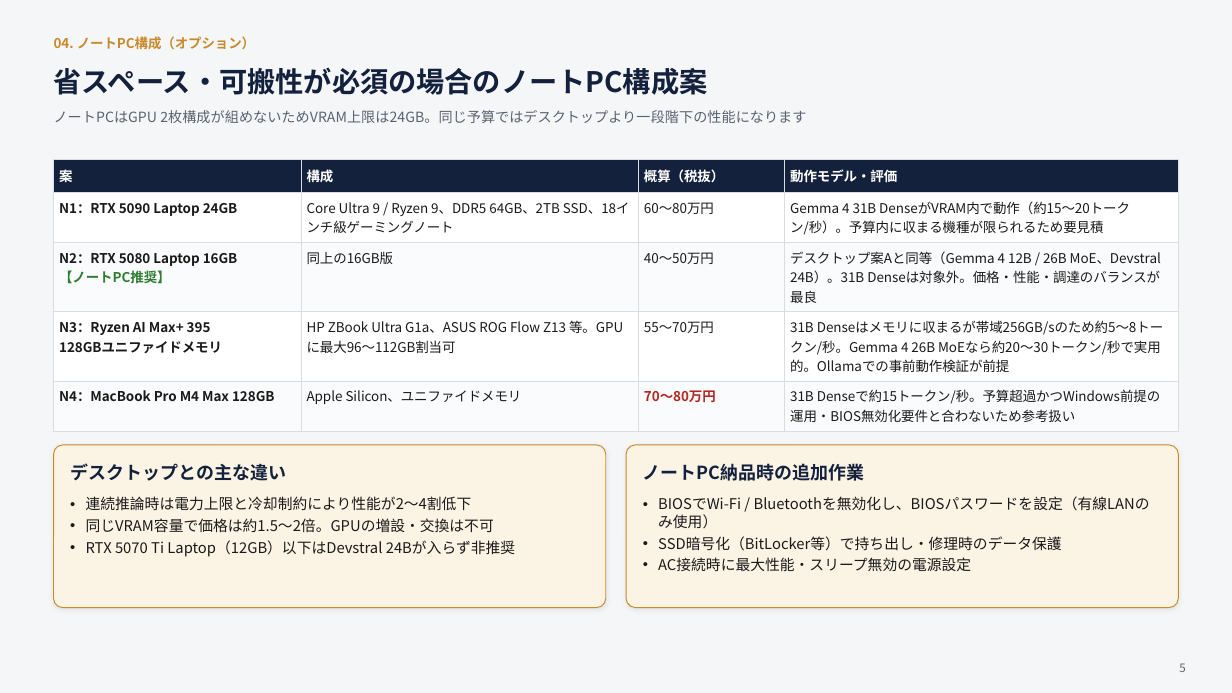
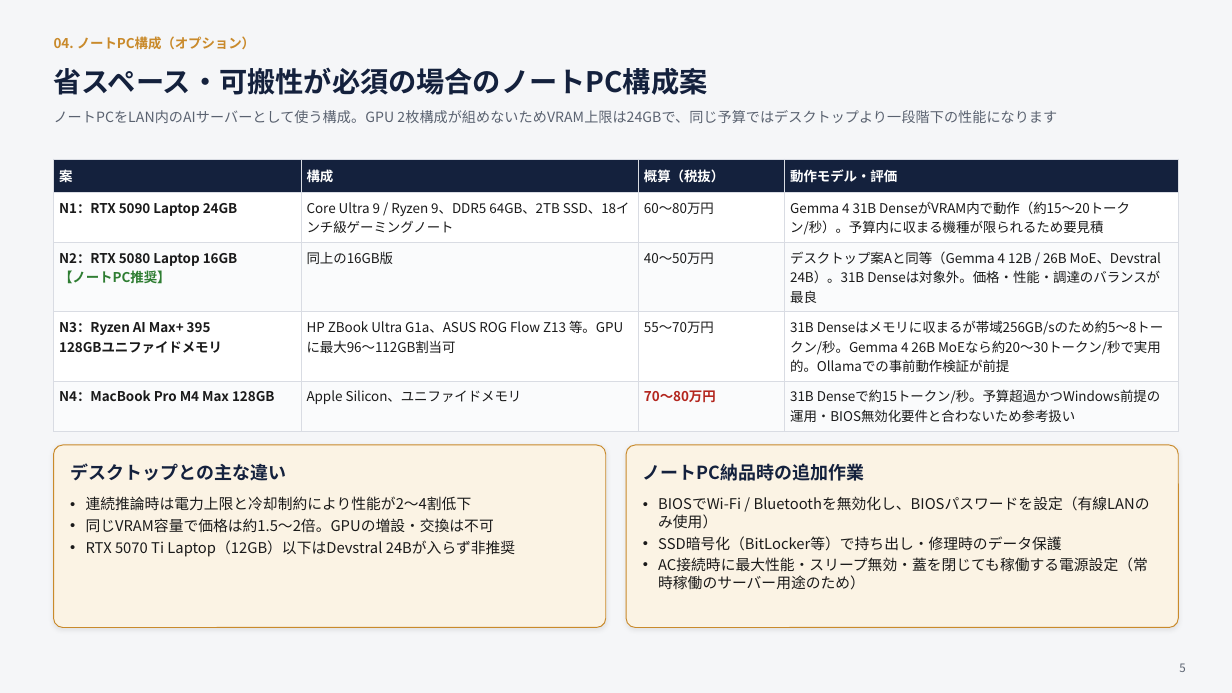
Before and after one commit to EN-Office/EN-Office, a slide deck: slide 5 of docs/proposal/local_llm_proposal_v3.pptx. Drawn at 1232x693 pixels with LibreOffice and Linux fonts; fonts in the diff are those of the drawing. Boxes give left, top, right and bottom in pixels: in the first picture for what was removed or moved away, otherwise in the second. Text is boxed around its words. In the diff, an @@ line names an element or a change of style, - is before the commit and + after.

```diff
--- a/docs/proposal/local_llm_proposal_v3.pptx
+++ b/docs/proposal/local_llm_proposal_v3.pptx
@@ text at [54, 110, 1057, 123]: text changed @@
-ノートPCはGPU 2枚構成が組めないためVRAM上限は24GB。同じ予算ではデスクトップより一段階下の性能になります
+ノートPCをLAN内のAIサーバーとして使う構成。GPU 2枚構成が組めないためVRAM上限は24GBで、同じ予算ではデスクトップより一段階下の性能になります
@@ rounded rectangle: place and size @@
-rounded rectangle at [54, 445, 606, 608]
+rounded rectangle at [54, 445, 606, 628]
@@ rounded rectangle at [54, 445, 606, 628]: proportions changed @@
@@ rounded rectangle at [627, 445, 1179, 628]: proportions changed @@
@@ rounded rectangle: place and size @@
-rounded rectangle at [627, 445, 1179, 608]
+rounded rectangle at [627, 445, 1179, 628]
@@ text at [658, 557, 1148, 590]: text changed @@
-• AC接続時に最大性能・スリープ無効の電源設定
+• AC接続時に最大性能・スリープ無効・蓋を閉じても稼働する電源設定（常時稼働のサーバー用途のため）
```
Also in this commit, not shown: 6 other slides changed, 2 other files.
